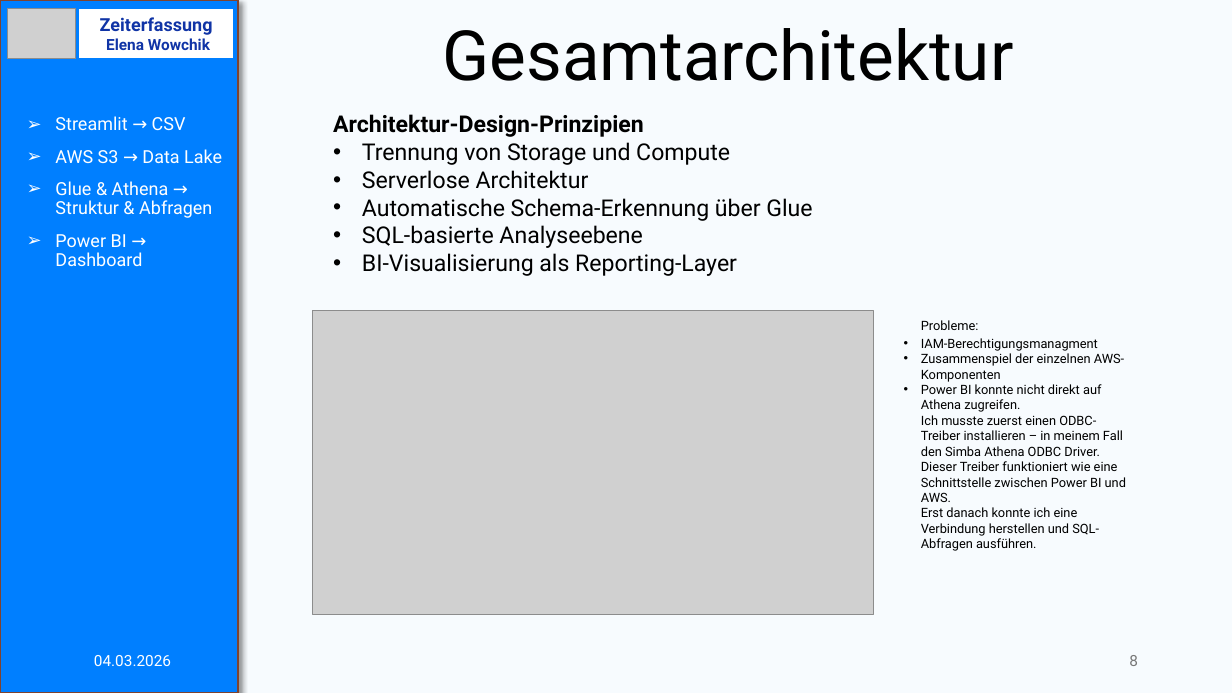
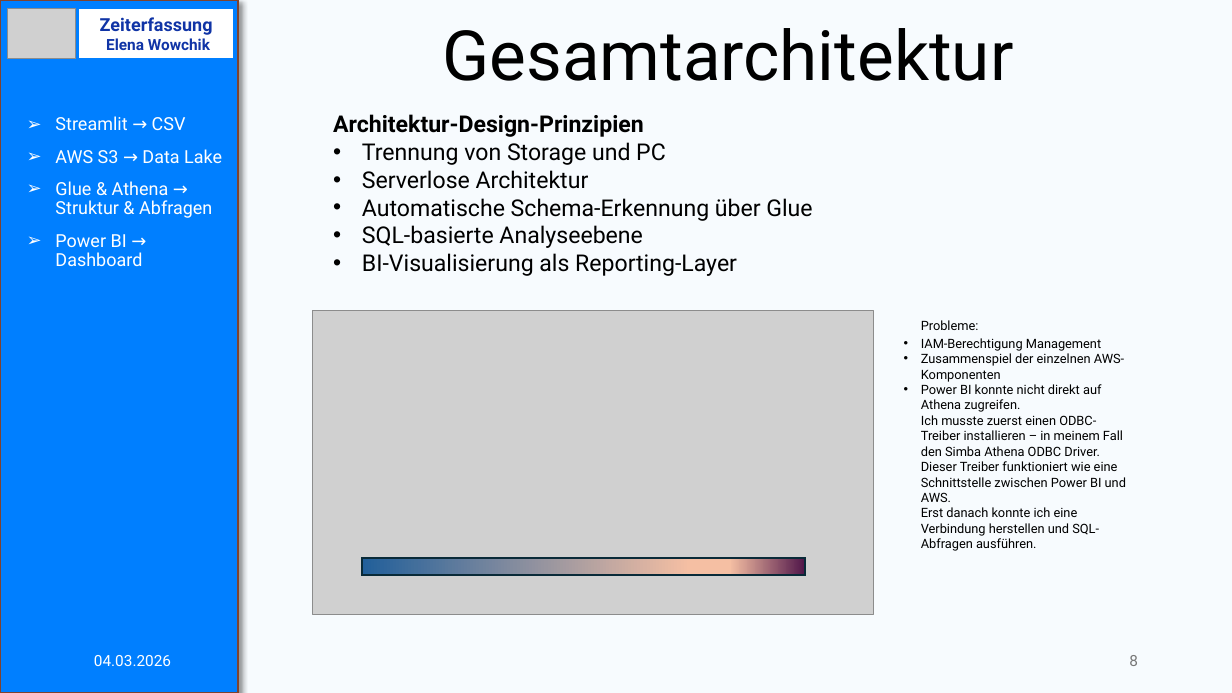
Before and after one commit to Elena-Wowchik/Projekt_Zeiterfassung, a slide deck: slide 8 of Präsentation/zeiterfassung_Projekt_Präsentation.pptx. Drawn at 1232x693 pixels with LibreOffice and Linux fonts; fonts in the diff are those of the drawing; grey boxes stand for pictures. Boxes give left, top, right and bottom in pixels: in the first picture for what was removed or moved away, otherwise in the second. Text is boxed around its words. In the diff, an @@ line names an element or a change of style, - is before the commit and + after.

Commit message:
präsentation als pdf

```diff
--- a/Präsentation/zeiterfassung_Projekt_Präsentation.pptx
+++ b/Präsentation/zeiterfassung_Projekt_Präsentation.pptx
@@ text at (x1=362, y1=142, x2=666, y2=165): text changed @@
-• Trennung von Storage und Compute
+• Trennung von Storage und PC
@@ text at (x1=921, y1=338, x2=1101, y2=351): text changed @@
-• IAM-Berechtigungsmanagment
+• IAM-Berechtigung Management
@@ rectangle added at (x1=362, y1=558, x2=806, y2=575), fill gradient #215F9A to #F5BFA3 to #501649, outline #092A39 1.5 pt @@
```
Also in this commit, not shown: 1 other file.
